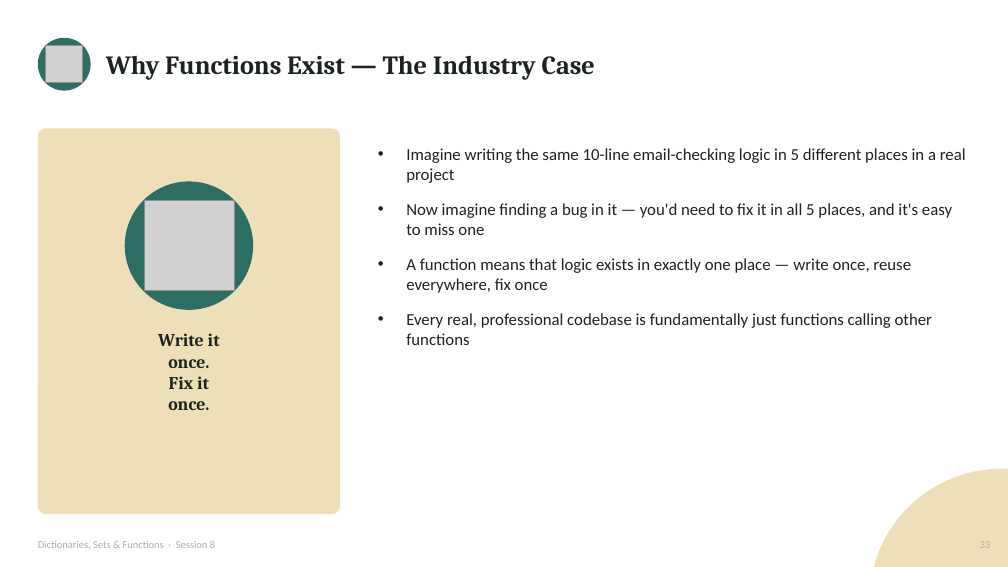
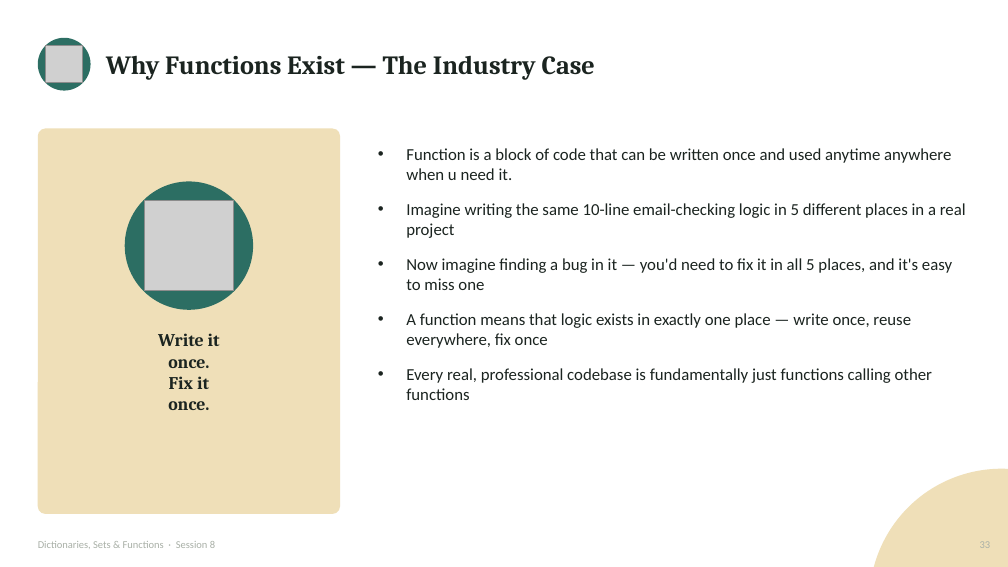
Before and after one commit to waseem-development/ai-ml-course, a slide deck: slide 34 of slides/1_python_slides/7_dicts_sets_functions.pptx. Drawn at 1008x567 pixels with LibreOffice and Linux fonts; fonts in the diff are those of the drawing; grey boxes stand for pictures. Boxes give left, top, right and bottom in pixels: in the first picture for what was removed or moved away, otherwise in the second. Text is boxed around its words. In the diff, an @@ line names an element or a change of style, - is before the commit and + after.

Commit message:
Function basics are done

```diff
--- a/slides/1_python_slides/7_dicts_sets_functions.pptx
+++ b/slides/1_python_slides/7_dicts_sets_functions.pptx
@@ text at (x1=406, y1=148, x2=951, y2=180): paragraph added @@
+• Function is a block of code that can be written once and used anytime anywhere when u need it.
```
Also in this commit, not shown: 2 other slides changed, 6 other files.
